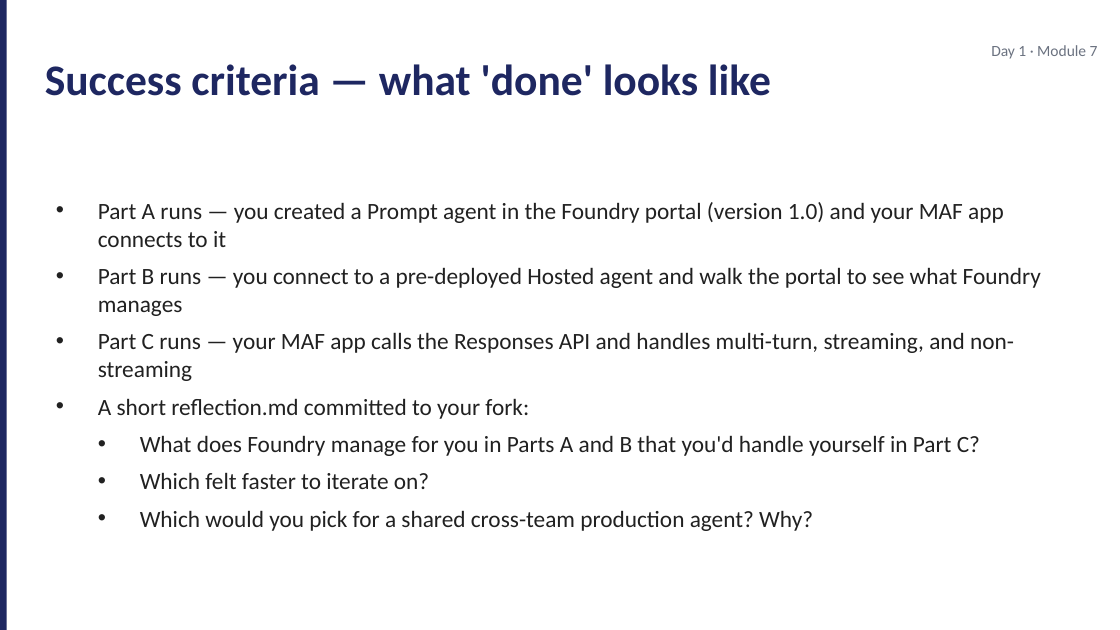
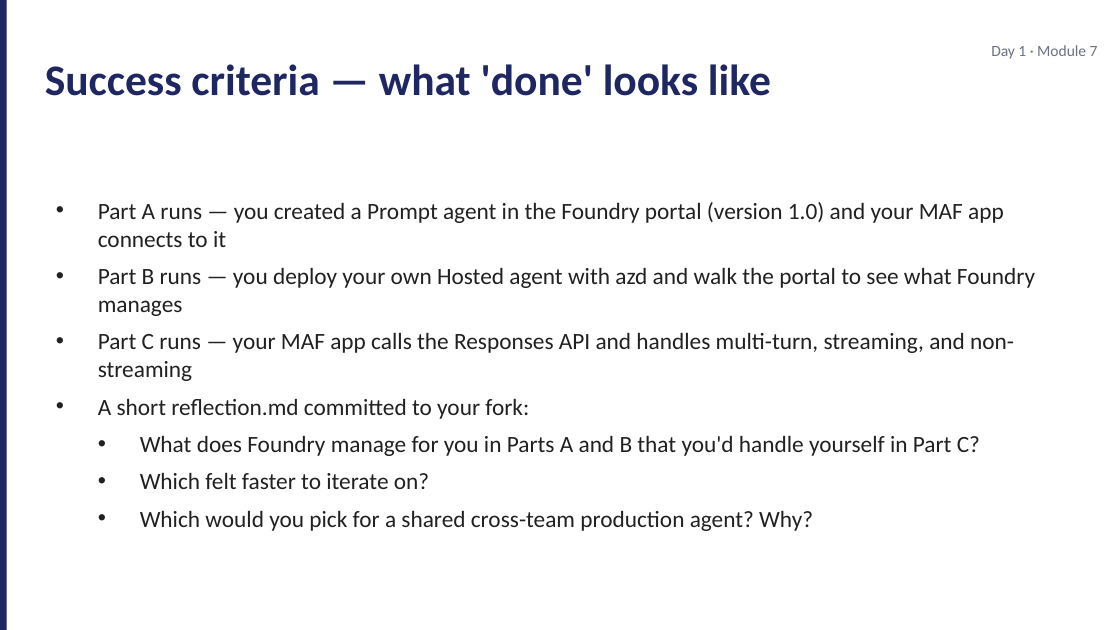
Before and after one commit to JimPiquant/Building-AI-Apps-and-Agents, a slide deck: slide 5 of decks/day1/module-7-lab-kickoff.pptx. Drawn at 1120x630 pixels with LibreOffice and Linux fonts; fonts in the diff are those of the drawing. Boxes give left, top, right and bottom in pixels: in the first picture for what was removed or moved away, otherwise in the second. Text is boxed around its words. In the diff, an @@ line names an element or a change of style, - is before the commit and + after.

```diff
--- a/decks/day1/module-7-lab-kickoff.pptx
+++ b/decks/day1/module-7-lab-kickoff.pptx
@@ text at (x1=98, y1=267, x2=1035, y2=316): text changed @@
-• Part B runs — you connect to a pre-deployed Hosted agent and walk the portal to see what Foundry manages
+• Part B runs — you deploy your own Hosted agent with azd and walk the portal to see what Foundry manages
```
Also in this commit, not shown: 2 other slides changed, 6 other files.
